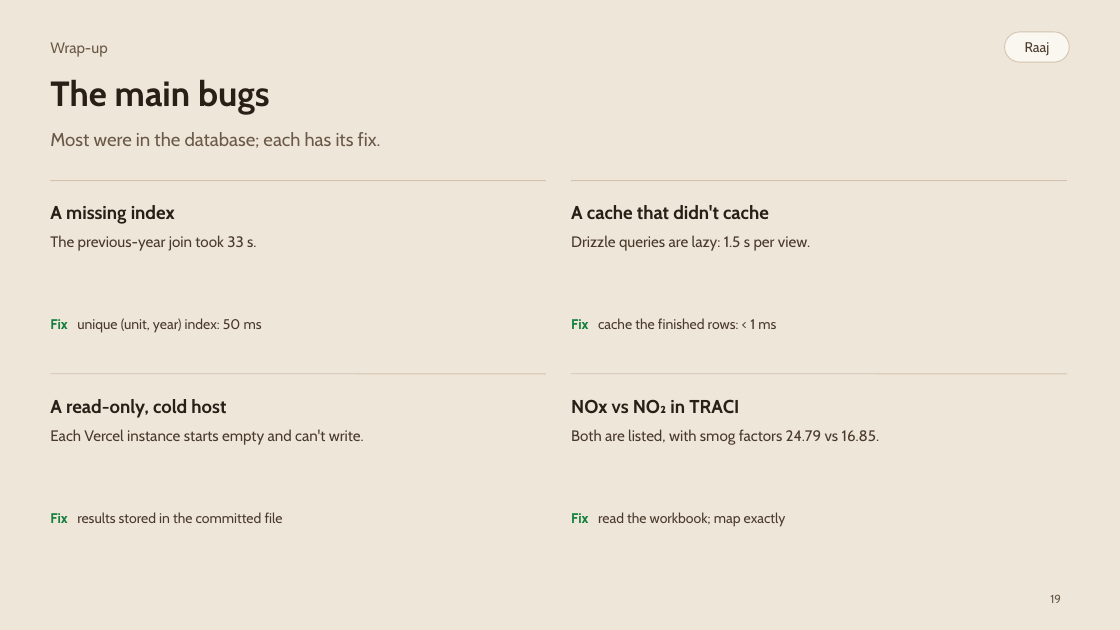
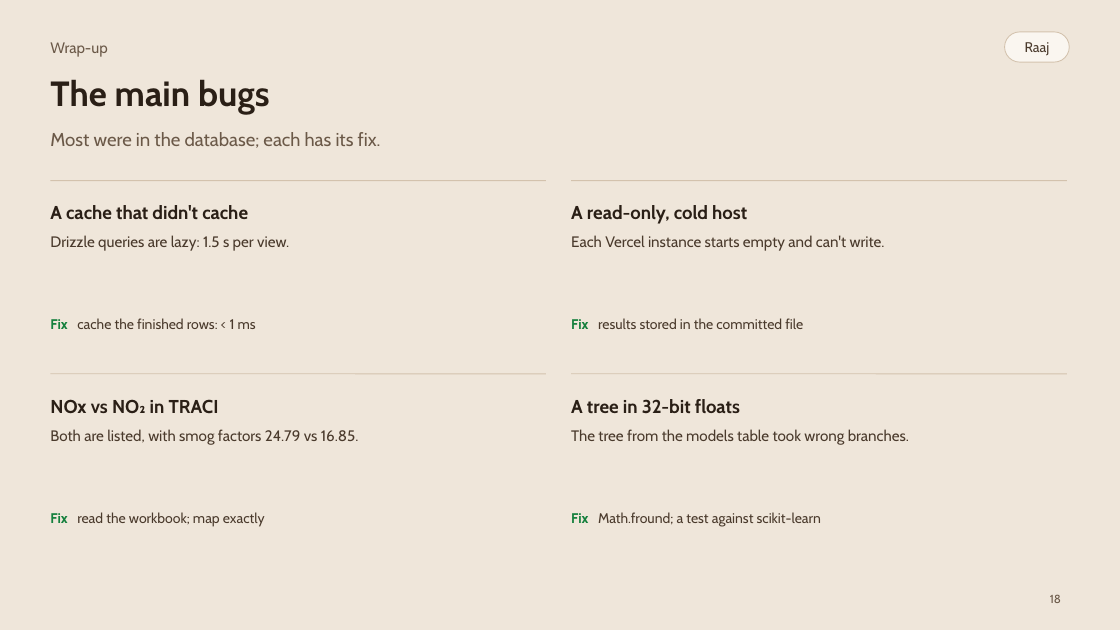
Before and after one commit to raajbanga/epaData, a slide deck: slide 18 of report/phase2/slides/epaData-slides.pptx (slide 19 before the commit). Drawn at 1120x630 pixels with LibreOffice and Linux fonts; fonts in the diff are those of the drawing. Boxes give left, top, right and bottom in pixels: in the first picture for what was removed or moved away, otherwise in the second. Text is boxed around its words. In the diff, an @@ line names an element or a change of style, - is before the commit and + after.

Commit message:
docs(slides): focus the deck on Phase 2
- New slides: what Phase 2 added, the three new tables, the analysis query
- Drop the import and Phase 1 index slides; cut corner-case slides
- Main bugs instead of what was hard; no date line or footer
- GitHub link with the leaf icon; code blocks sized to their text

```diff
--- a/report/phase2/slides/epaData-slides.pptx
+++ b/report/phase2/slides/epaData-slides.pptx
@@ text at box(50, 205, 248, 219): text changed @@
-A missing index
+A cache that didn't cache
@@ text at box(571, 205, 747, 224): text changed @@
-A cache that didn't cache
+A read-only, cold host
@@ text at box(50, 235, 289, 251): text changed @@
-The previous-year join took 33 s.
+Drizzle queries are lazy: 1.5 s per view.
@@ text at box(571, 235, 885, 251): text changed @@
-Drizzle queries are lazy: 1.5 s per view.
+Each Vercel instance starts empty and can't write.
@@ text at box(50, 318, 256, 329): text changed @@
-Fix unique (unit, year) index: 50 ms
+Fix cache the finished rows: < 1 ms
@@ text at box(571, 318, 803, 329): text changed @@
-Fix cache the finished rows: < 1 ms
+Fix results stored in the committed file
@@ text at box(50, 399, 219, 414): text changed @@
-A read-only, cold host
+NOx vs NO₂ in TRACI
@@ text at box(571, 399, 740, 413): text changed @@
-NOx vs NO₂ in TRACI
+A tree in 32-bit floats
@@ text at box(50, 429, 359, 444): text changed @@
-Each Vercel instance starts empty and can't write.
+Both are listed, with smog factors 24.79 vs 16.85.
@@ text at box(571, 429, 909, 444): text changed @@
-Both are listed, with smog factors 24.79 vs 16.85.
+The tree from the models table took wrong branches.
@@ text at box(50, 512, 265, 527): text changed @@
-Fix results stored in the committed file
+Fix read the workbook; map exactly
@@ text at box(571, 512, 821, 527): text changed @@
-Fix read the workbook; map exactly
+Fix Math.fround; a test against scikit-learn
@@ page number at box(1050, 594, 1061, 603): text changed @@
-19
+18
```
Also in this commit, not shown: 5 other slides changed, 3 slides added, 4 slides removed, 3 other files.
